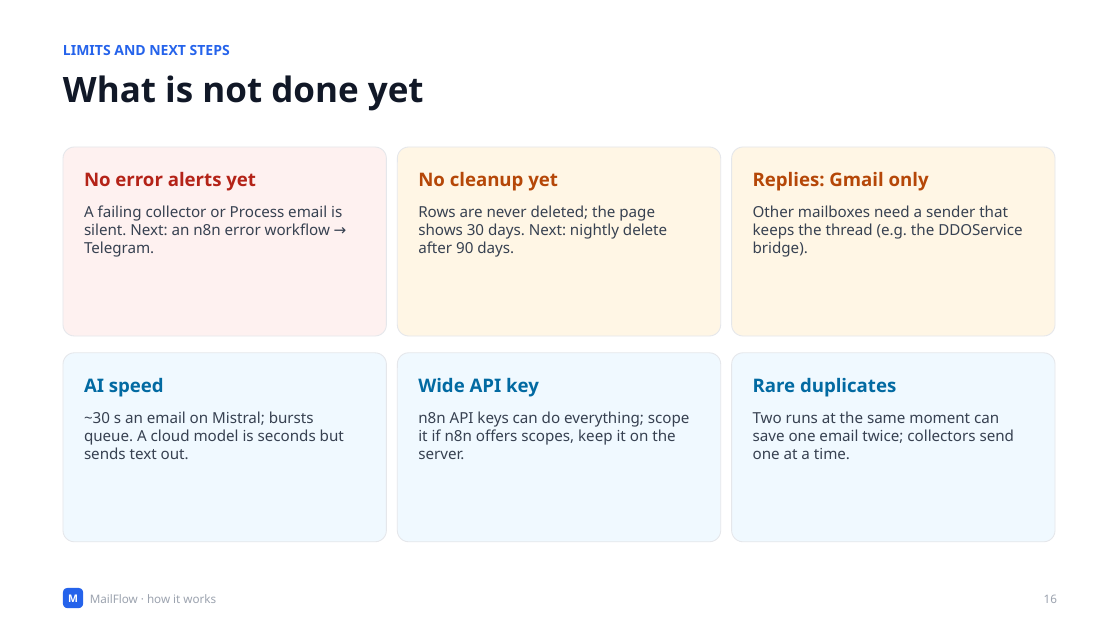
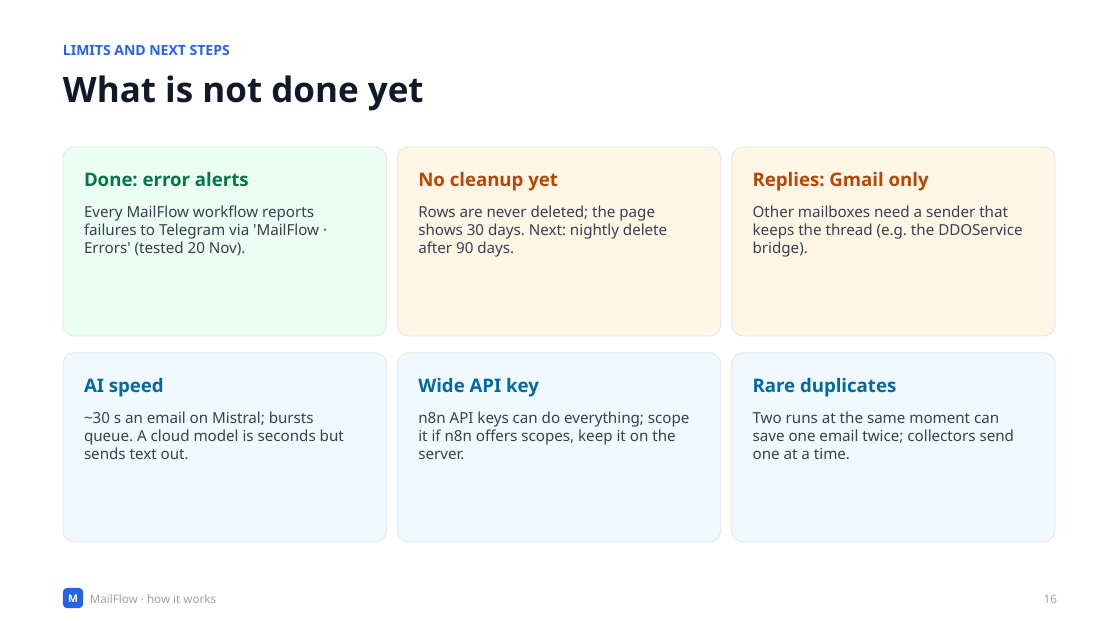
Before and after one commit to Olwethu-Dlamini/mailflow, a slide deck: slide 16 of deck/MailFlow-Technical.pptx. Drawn at 1120x630 pixels with LibreOffice and Linux fonts; fonts in the diff are those of the drawing. Boxes give left, top, right and bottom in pixels: in the first picture for what was removed or moved away, otherwise in the second. Text is boxed around its words. In the diff, an @@ line names an element or a change of style, - is before the commit and + after.

Commit message:
Error alerts to Telegram for every MailFlow workflow
- MailFlow · Errors (Error Trigger -> Telegram) is the error workflow of both collectors, Process email and Reply; tested with a deliberate failure.
- AS-BUILT and SYSTEM-DESIGN updated; cleanup marked not built yet.
- Technical deck: troubleshooting row for the alert, limits slide updated.

```diff
--- a/deck/MailFlow-Technical.pptx
+++ b/deck/MailFlow-Technical.pptx
@@ rounded rectangle at (x1=63, y1=147, x2=386, y2=336): fill #FEF1F0 to #ECFDF3 @@
@@ text at (x1=84, y1=172, x2=249, y2=187): text changed; text colour #B42318 to #067647 @@
-No error alerts yet
+Done: error alerts
@@ text at (x1=84, y1=205, x2=319, y2=256): text changed @@
-A failing collector or Process email is silent. Next: an n8n error workflow → Telegram.
+Every MailFlow workflow reports failures to Telegram via 'MailFlow · Errors' (tested 20 Nov).
```
Also in this commit, not shown: 1 other slide changed, 6 other files.
